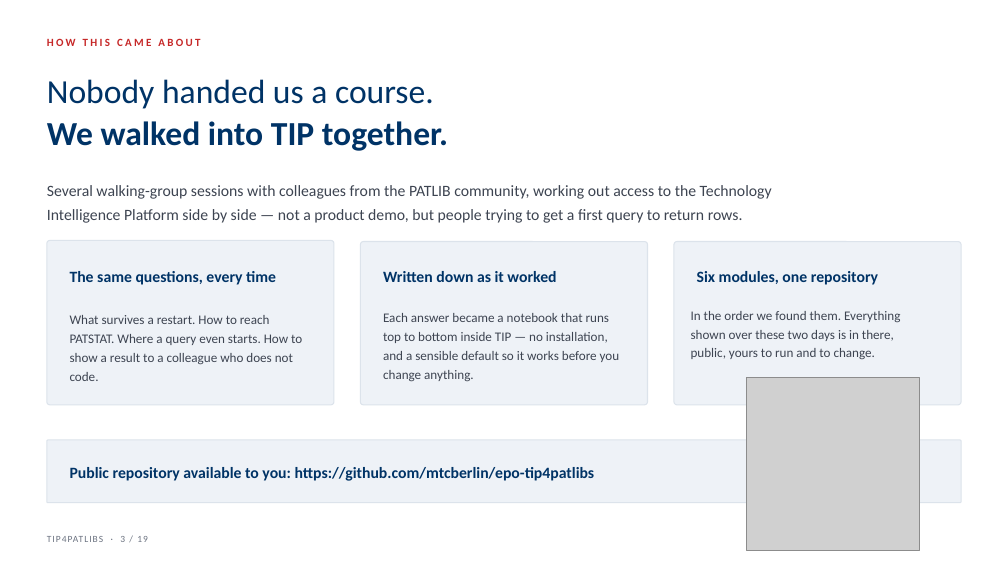
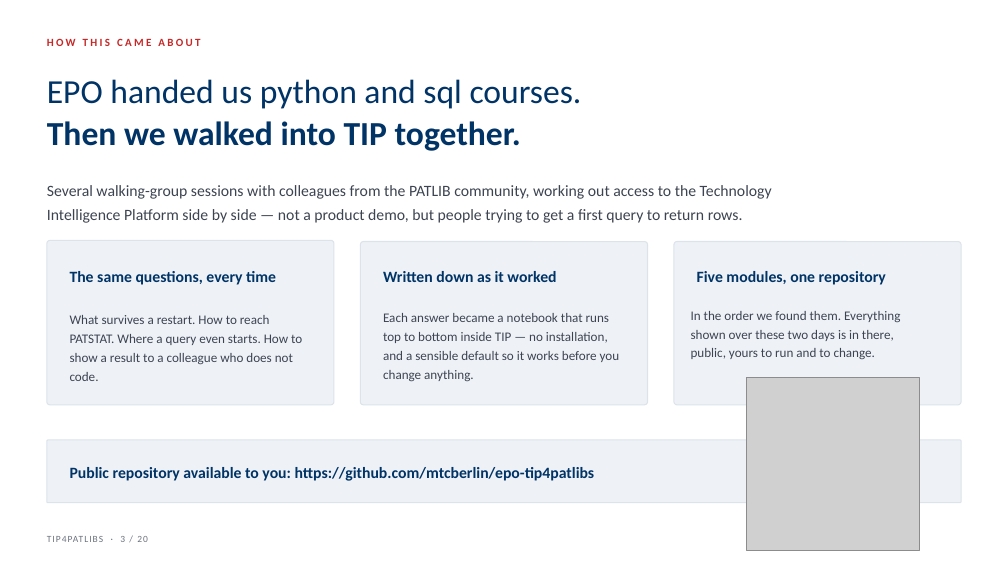
Before and after one commit to mtcberlin/epo-tip4patlibs, a slide deck: slide 3 of 9_misc/handouts/source/TIP4PATLIBS_1_Workshop_v4.pptx. Drawn at 1008x567 pixels with LibreOffice and Linux fonts; fonts in the diff are those of the drawing; grey boxes stand for pictures. Boxes give left, top, right and bottom in pixels: in the first picture for what was removed or moved away, otherwise in the second. Text is boxed around its words. In the diff, an @@ line names an element or a change of style, - is before the commit and + after.

```diff
--- a/9_misc/handouts/source/TIP4PATLIBS_1_Workshop_v4.pptx
+++ b/9_misc/handouts/source/TIP4PATLIBS_1_Workshop_v4.pptx
@@ text at (47, 79, 582, 151): text changed; bold off @@
-Nobody handed us a course.
-We walked into TIP together.
+EPO handed us python and sql courses.
+Then we walked into TIP together.
@@ text at (697, 271, 886, 285): text changed @@
-Six modules, one repository
+Five modules, one repository
```
Also in this commit, not shown: 18 other slides changed, 1 slide added.
